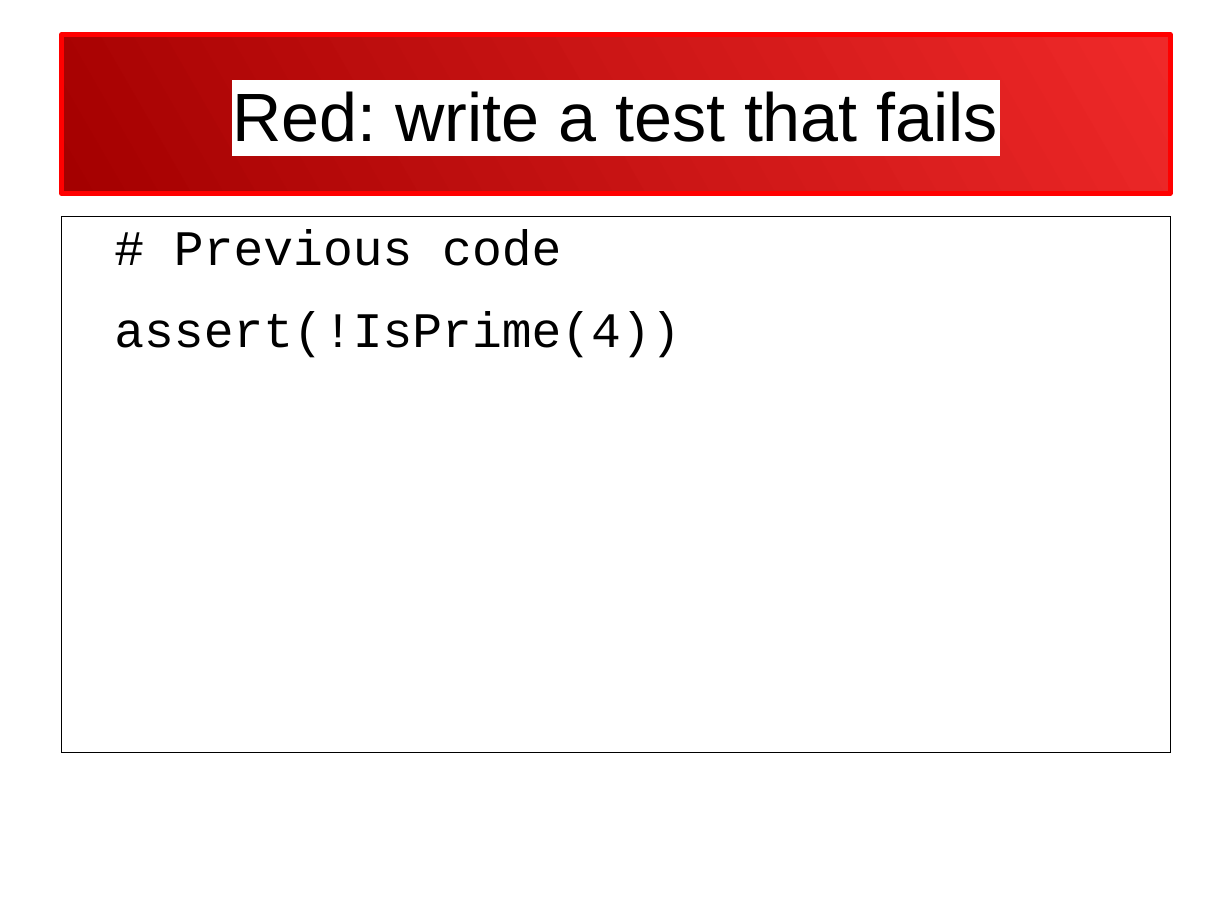
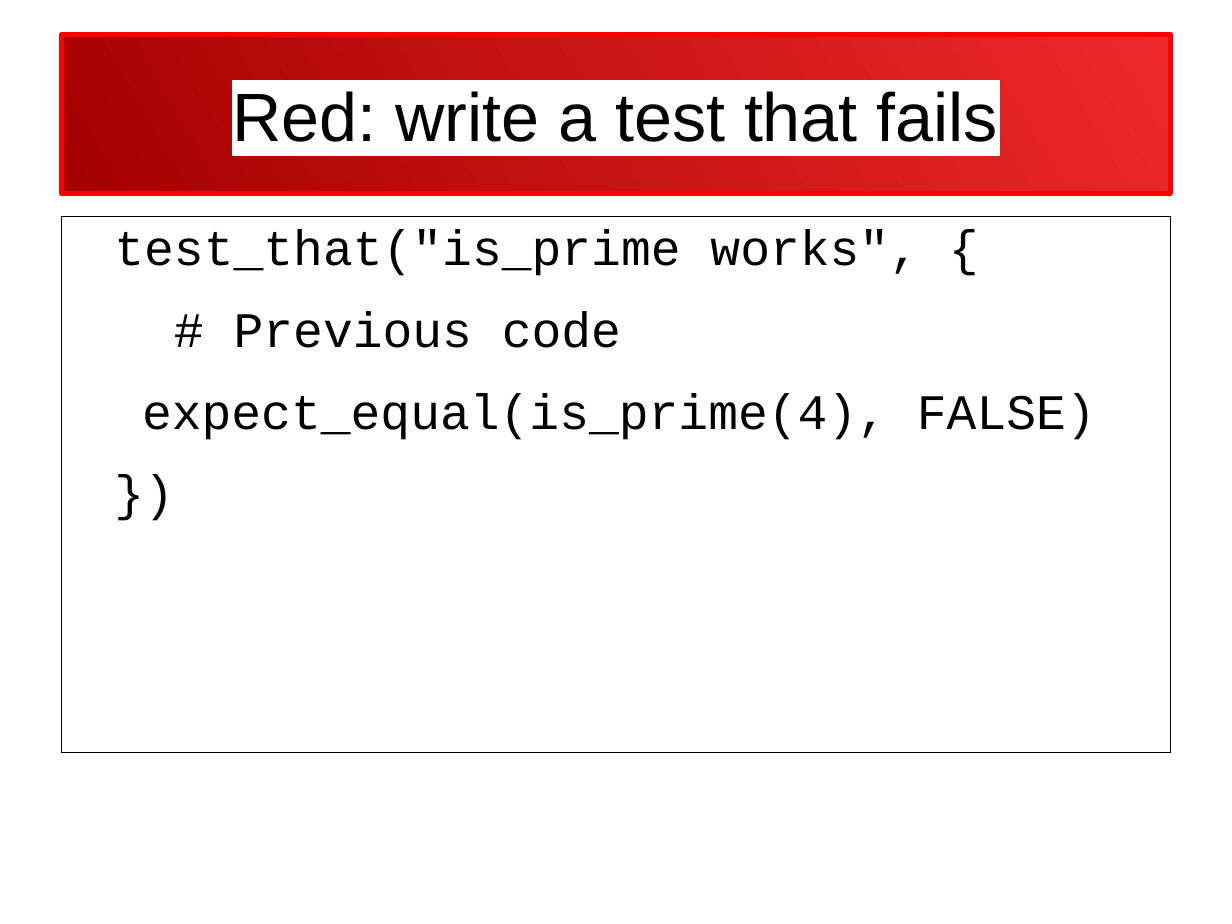
Before and after one commit to richelbilderbeek/PresentationsAboutR, a slide deck: slide 10 of TestDrivenDevelopment/TestDrivenDevelopment.odp (slide 11 before the commit). Drawn at 1232x924 pixels with LibreOffice and Linux fonts; fonts in the diff are those of the drawing. Boxes give left, top, right and bottom in pixels: in the first picture for what was removed or moved away, otherwise in the second. Text is boxed around its words. In the diff, an @@ line names an element or a change of style, - is before the commit and + after.

```diff
--- a/TestDrivenDevelopment/TestDrivenDevelopment.odp
+++ b/TestDrivenDevelopment/TestDrivenDevelopment.odp
@@ text at <box>114,230,919,276</box>: paragraph added @@
+test_that("is_prime works", {
@@ text at <box>142,393,1096,440</box>: text changed @@
-assert(!IsPrime(4))
+expect_equal(is_prime(4), FALSE)
+})
```
Also in this commit, not shown: 16 other slides changed, 11 slides added, 3 slides removed, 3 other files.
